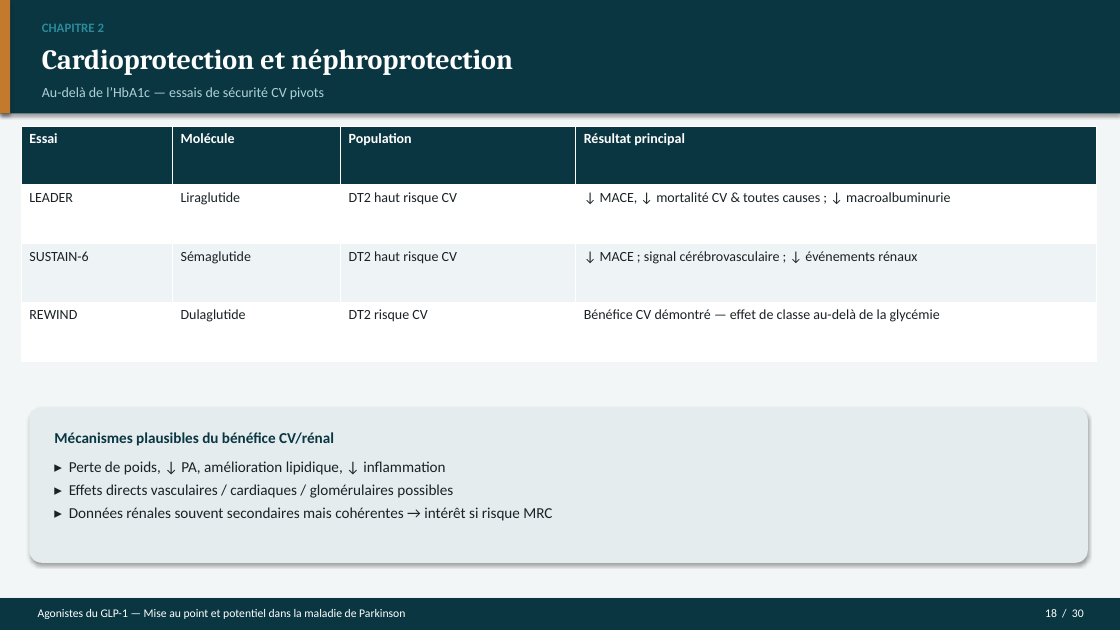
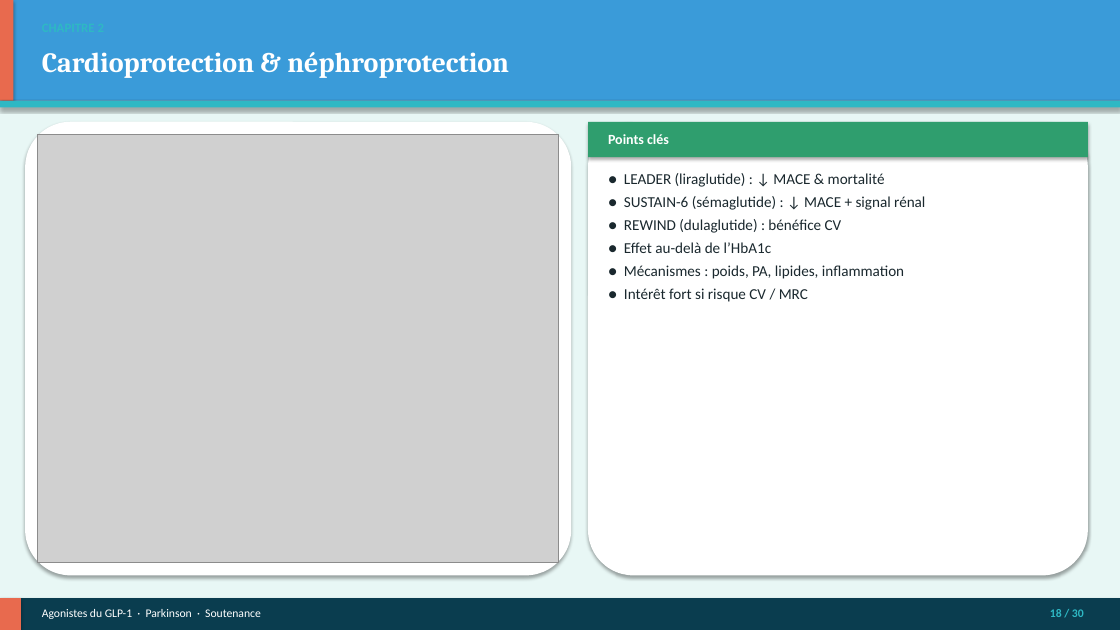
Before and after one commit to Mashtal-Platform/mashtal-platform, a slide deck: slide 18 of docs/presentation/Soutenance_GLP1_Parkinson.pptx. Drawn at 1120x630 pixels with LibreOffice and Linux fonts; fonts in the diff are those of the drawing; grey boxes stand for pictures. Boxes give left, top, right and bottom in pixels: in the first picture for what was removed or moved away, otherwise in the second. Text is boxed around its words. In the diff, an @@ line names an element or a change of style, - is before the commit and + after.

```diff
--- a/docs/presentation/Soutenance_GLP1_Parkinson.pptx
+++ b/docs/presentation/Soutenance_GLP1_Parkinson.pptx
@@ rectangle at <box>0,0,1120,630</box>: fill #F3F6F7 to #E8F7F5 @@
@@ rectangle: place and size @@
-rectangle at <box>0,0,1120,113</box>
+rectangle at <box>0,0,1120,101</box>
@@ rectangle at <box>0,0,1120,101</box>: fill #0A3642 to #3A9BD9 @@
@@ rectangle: place and size @@
-rectangle at <box>0,0,10,113</box>
+rectangle at <box>0,0,13,101</box>
@@ rectangle at <box>0,0,13,101</box>: fill #C47A2C to #E86A4E @@
@@ text removed at <box>42,24,104,32</box> @@
-CHAPITRE 2
@@ text at <box>42,52,509,78</box>: text changed @@
-Cardioprotection et néphroprotection
+Cardioprotection & néphroprotection
@@ text removed at <box>42,87,324,99</box> @@
-Au-delà de l’HbA1c — essais de sécurité CV pivots
@@ rectangle added at <box>0,101,1120,108</box>, fill #2EB8C4 @@
@@ table removed at <box>21,126,1096,361</box>, 4 rows, 4 columns @@
-Essai | Molécule | Population | Résultat principal
-LEADER | Liraglutide | DT2 haut risque CV | ↓ MACE, ↓ mortalité CV & toutes causes ; ↓ macroalbuminurie
-SUSTAIN-6 | Sémaglutide | DT2 haut risque CV | ↓ MACE ; signal cérébrovasculaire ; ↓ événements rénaux
-REWIND | Dulaglutide | DT2 risque CV | Bénéfice CV démontré — effet de classe au-delà de la glycémie
@@ rounded rectangle added at <box>25,122,571,576</box>, fill #FFFFFF @@
@@ picture added at <box>38,134,559,563</box> @@
@@ rounded rectangle added at <box>588,122,1088,576</box>, fill #FFFFFF @@
@@ rectangle added at <box>588,122,1088,157</box>, fill #2F9E6E @@
@@ text added at <box>608,134,669,144</box>, 12 pt, text #FFFFFF, bold @@
+Points clés
@@ text added at <box>624,173,925,302</box>, 13 pt, text #1A282E @@
+● LEADER (liraglutide) : ↓ MACE & mortalité
+● SUSTAIN-6 (sémaglutide) : ↓ MACE + signal rénal
+● REWIND (dulaglutide) : bénéfice CV
+● Effet au-delà de l’HbA1c
+● Mécanismes : poids, PA, lipides, inflammation
+● Intérêt fort si risque CV / MRC
@@ rounded rectangle removed at <box>29,408,1088,563</box> @@
@@ text removed at <box>54,432,334,446</box> @@
-Mécanismes plausibles du bénéfice CV/rénal
@@ text removed at <box>69,461,552,521</box> @@
-▸ Perte de poids, ↓ PA, amélioration lipidique, ↓ inflammation
-▸ Effets directs vasculaires / cardiaques / glomérulaires possibles
-▸ Données rénales souvent secondaires mais cohérentes → intérêt si risque MRC
@@ rectangle at <box>0,598,1120,630</box>: fill #0A3642 to #0A3D4F @@
@@ rectangle added at <box>0,598,21,630</box>, fill #E86A4E @@
@@ text at <box>42,609,261,619</box>: text changed @@
-Agonistes du GLP-1 — Mise au point et potentiel dans la maladie de Parkinson
+Agonistes du GLP-1 · Parkinson · Soutenance
@@ text "18 / 30" at <box>1050,609,1084,617</box>: text colour #FFFFFF to #2EB8C4, bold on @@
```
Also in this commit, not shown: 27 other slides changed, 2 slides added, 2 slides removed, 9 other files.
